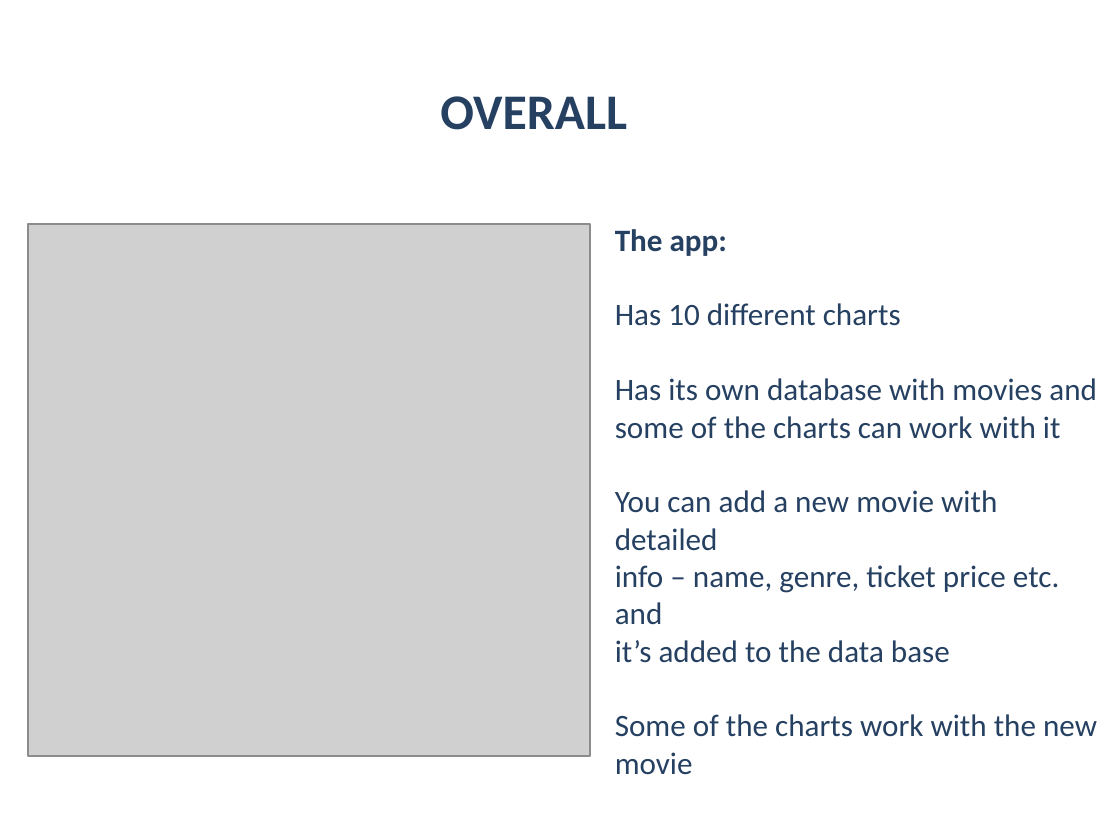
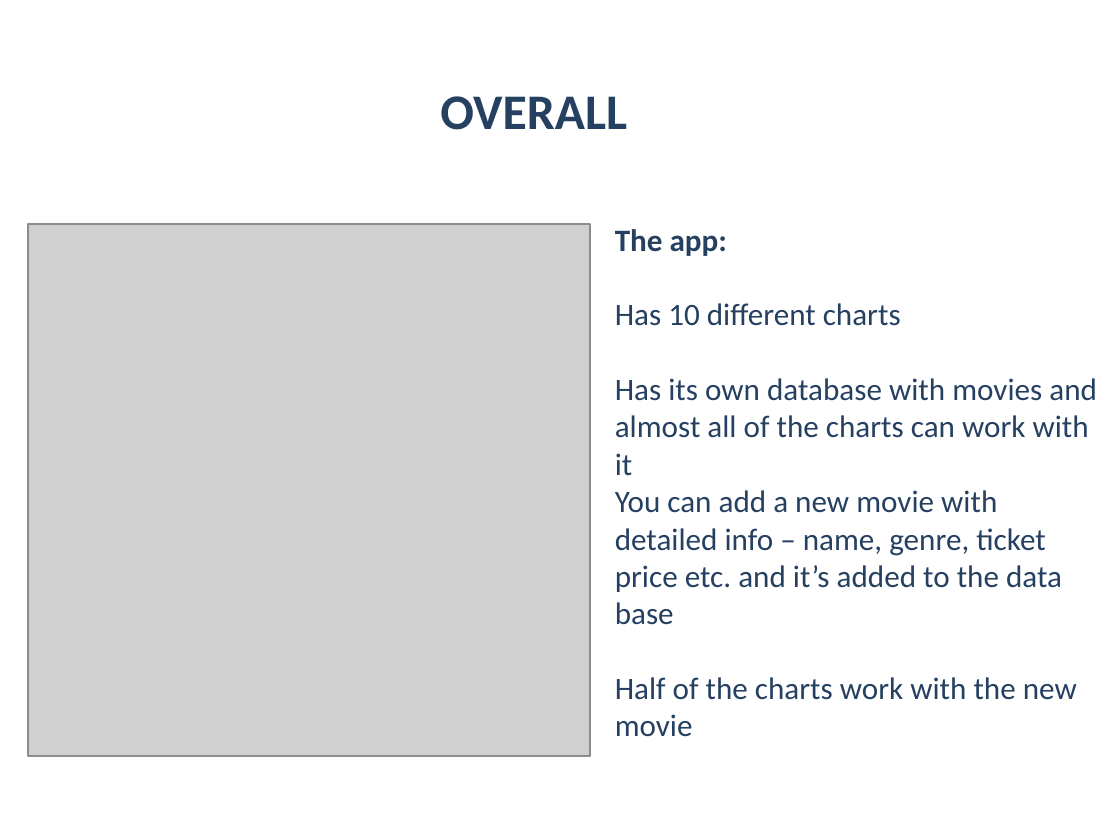
Before and after one commit to Acrelion/JS-Teamwork-Mandarine, a slide deck: slide 4 of Project Documentation/Presentation Mandarine.pptx. Drawn at 1120x840 pixels with LibreOffice and Linux fonts; fonts in the diff are those of the drawing; grey boxes stand for pictures; background and template pictures are left out. Boxes give left, top, right and bottom in pixels: in the first picture for what was removed or moved away, otherwise in the second. Text is boxed around its words. In the diff, an @@ line names an element or a change of style, - is before the commit and + after.

Commit message:
Final presentation

```diff
--- a/Project Documentation/Presentation Mandarine.pptx
+++ b/Project Documentation/Presentation Mandarine.pptx
@@ text at (x1=615, y1=415, x2=1089, y2=737): text changed @@
-some of the charts can work with it
-You can add a new movie with detailed
-info – name, genre, ticket price etc. and
-it’s added to the data base
-Some of the charts work with the new movie
+almost all of the charts can work with it
+You can add a new movie with detailed info – name, genre, ticket price etc. and it’s added to the data base
+Half of the charts work with the new movie
```
Also in this commit, not shown: 4 other slides changed.
